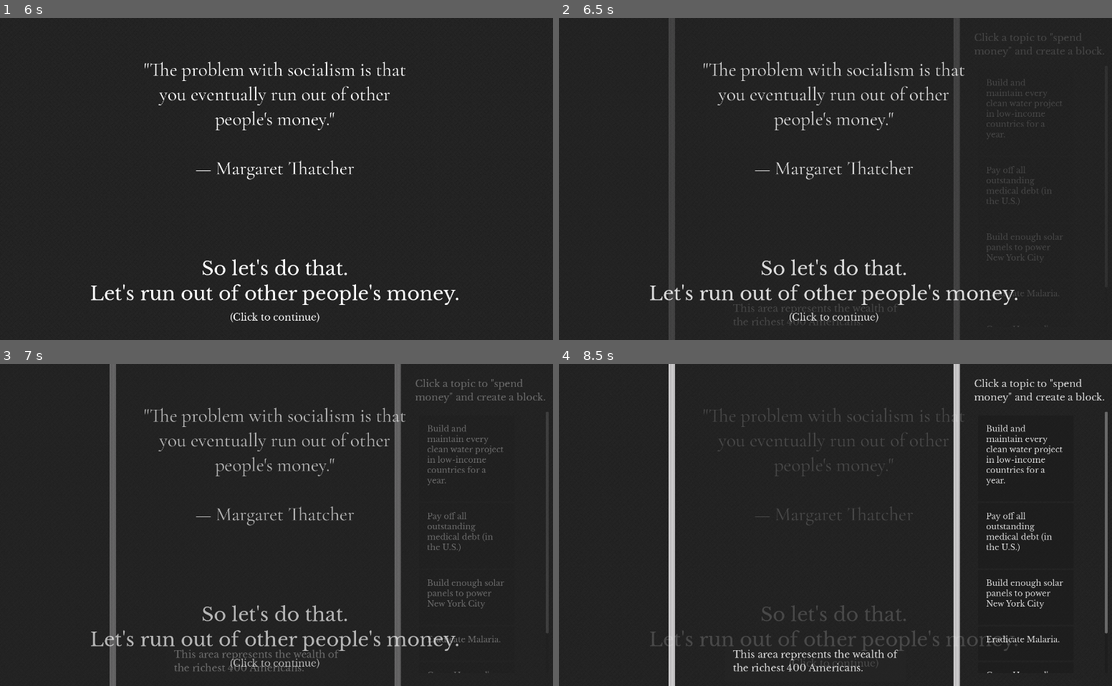
Above: before the commit, frames 1-4 (two rows, left to right).
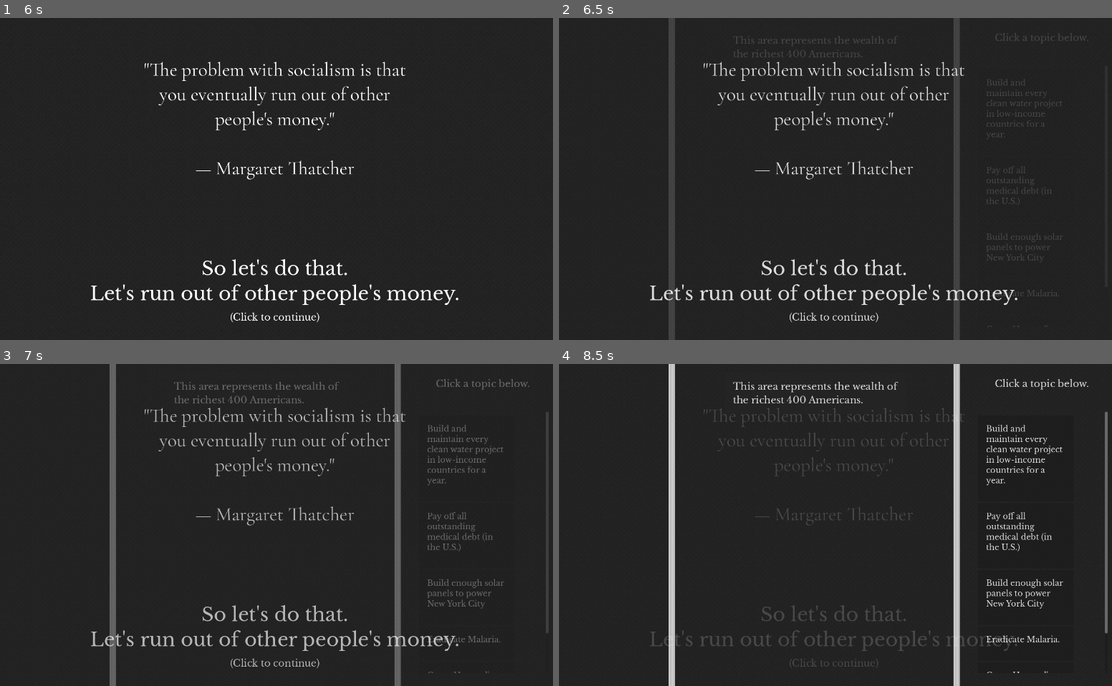
Above: after the commit, the same moments.

Repository: kksgandhi/other-peoples-money
Game: Godot game, scene res://scenes/game.tscn
Two runs of this game, one before a commit and one after it. Both use one fixed random seed, a clock stepped at 60 frames per second and the inputs below.
Inputs (mouse positions are in pixels of both pictures, inside the frame that each line leads up to):
- Up to frame 1 (6 s): tap A at 0.5, 2, 2.75, 3.5, 4.25, 5 s; move the mouse to (403, 162) at 0.52 s; hold Right (right) 0.53-1.25 s; tap S (rotate) at 0.6, 2.1, 2.85, 3.6, 4.35, 5.1, 5.85 s; click (403, 162) at 0.67 s; click (464, 111) at 1.27 s; move the mouse to (160, 195) at 2.02 s; hold Left (left) 2.03-2.78 s; move the mouse to (331, 108) at 2.77 s; hold Right (right) 2.78-4.28 s; move the mouse to (248, 243) at 3.52 s; click (248, 243) at 3.67 s; move the mouse to (447, 227) at 4.27 s; hold Left (left) from 4.28 s (still down); move the mouse to (105, 130) at 5.02 s; move the mouse to (304, 179) at 5.77 s; click (304, 179) at 5.92 s
- Up to frame 2 (6.5 s): keep holding Left (left)
- Up to frame 3 (7 s): move the mouse to (188, 444) at 6.52 s; release Left (left) at 6.53 s; hold Right (right) from 6.53 s (still down); tap S (rotate) at 6.6 s
- Up to frame 4 (8.5 s): keep holding Right (right); move the mouse to (962, 508) at 7.27 s; tap S (rotate) at 7.35, 8.1 s; move the mouse to (719, 541) at 8.02 s; click (719, 541) at 8.17 s

Frame 1 is identical in both runs. In frame 2, 0.6% of the frame differs, in the area x 31-99%, y 4-96%; in frame 3, 1.1%; in frame 4, 1.4%.

Commit message:
do not use thousands of dollars as the base unit

Diff:
--- a/game/scenes/game.gd
+++ b/game/scenes/game.gd
@@ -19,8 +19,7 @@
 var have_scroll_instructions_faded_in := false
 
 @onready var height_of_play_area: float = (Globals.top_400_wealth \
-                 / 1000 # since we're working in thousands of dollars\
-                 / Globals.thousands_of_dollars_per_pixel # divide by per pixel amount\
+                 / Globals.dollars_per_pixel # divide by per pixel amount\
                  / bottom.scale.x) # divide by size of area
 
 func _ready() -> void:
@@ -29,7 +28,7 @@
   top.position.y = bottom.position.y - (height_of_play_area + 16)
 
 func cost_info_to_resource(info: Dictionary) -> TetroInfo:
-  return TetroInfo.new(Vector2(1, 1), Color.WHITE, info.title, "", info.cost * 1_000_000)
+  return TetroInfo.new(Vector2(1, 1), Color.WHITE, info.title, "", info.cost * 1_000_000_000)
 
 func read_cost_information() -> void:
   var file := FileAccess.open("res://assets/data/cost_information.json", FileAccess.READ)
--- a/game/scenes/game.tscn
+++ b/game/scenes/game.tscn
@@ -207,14 +207,15 @@
 
 [sub_resource type="Animation" id="Animation_26jns"]
 resource_name = "fade_in"
-tracks/0/type = "value"
-tracks/0/imported = false
-tracks/0/enabled = true
-tracks/0/path = NodePath(".:modulate")
-tracks/0/interp = 1
-tracks/0/loop_wrap = true
-tracks/0/keys = {
-"times": PackedFloat32Array(0, 1),
+length = 3.0
+tracks/0/type = "value"
+tracks/0/imported = false
+tracks/0/enabled = true
+tracks/0/path = NodePath(".:modulate")
+tracks/0/interp = 1
+tracks/0/loop_wrap = true
+tracks/0/keys = {
+"times": PackedFloat32Array(0, 3),
 "transitions": PackedFloat32Array(1, 1),
 "update": 0,
 "values": [Color(1, 1, 1, 0), Color(1, 1, 1, 1)]
@@ -465,8 +466,8 @@
 offset_right = 1412.0
 offset_bottom = 99.0
 theme = ExtResource("10_ot3g2")
-text = "Click a topic to \"spend
-money\" and create a block."
+text = "Click a topic below."
+horizontal_alignment = 1
 autowrap_mode = 3
 
 [node name="SplashLayer" type="CanvasLayer" parent="."]
@@ -539,9 +540,9 @@
 
 [node name="PanelContainer" type="PanelContainer" parent="Sidebar"]
 offset_left = 446.0
-offset_top = 695.0
+offset_top = 21.0
 offset_right = 901.0
-offset_bottom = 800.0
+offset_bottom = 126.0
 mouse_filter = 2
 theme_override_styles/panel = SubResource("StyleBoxFlat_7luns")
 
@@ -560,6 +561,7 @@
 the richest 400 Americans."
 
 [node name="PanelContainer2" type="PanelContainer" parent="Sidebar"]
+visible = false
 offset_left = 512.0
 offset_top = -101.0
 offset_right = 804.0
@@ -593,24 +595,25 @@
 what's up"
 
 [node name="block_instructions" type="Node2D" parent="Sidebar"]
+position = Vector2(0, 94)
 
 [node name="KeyboardArrowCluster" parent="Sidebar/block_instructions" instance=ExtResource("9_sbnu7")]
-position = Vector2(32, 325)
+position = Vector2(32, 383)
 scale = Vector2(0.5, 0.5)
 
 [node name="Label" type="Label" parent="Sidebar/block_instructions"]
 offset_left = 139.0
-offset_top = 338.0
+offset_top = 396.0
 offset_right = 179.0
-offset_bottom = 369.0
+offset_bottom = 427.0
 theme = ExtResource("10_ot3g2")
 text = "or"
 
 [node name="Label2" type="Label" parent="Sidebar/block_instructions"]
 offset_left = 64.0
-offset_top = 409.0
+offset_top = 463.0
 offset_right = 251.0
-offset_bottom = 440.0
+offset_bottom = 494.0
 theme = ExtResource("10_ot3g2")
 text = "to move blocks"
 
@@ -624,7 +627,7 @@
 horizontal_alignment = 1
 
 [node name="keyboard_wasd_cluster" parent="Sidebar/block_instructions" instance=ExtResource("11_p3715")]
-position = Vector2(179, 327)
+position = Vector2(179, 385)
 scale = Vector2(0.5, 0.5)
 
 [node name="KeyboardROutline" type="Sprite2D" parent="Sidebar/block_instructions"]
@@ -637,6 +640,15 @@
 "": SubResource("AnimationLibrary_qf3gq")
 }
 autoplay = "init_hide"
+
+[node name="RichTextLabel" type="RichTextLabel" parent="Sidebar/block_instructions"]
+offset_left = 12.0
+offset_top = 170.0
+offset_right = 291.0
+offset_bottom = 356.0
+theme = ExtResource("10_ot3g2")
+text = "Whenever you choose a topic, you'll create a block, and spend a bit of money from the richest 400 Americans."
+fit_content = true
 
 [node name="scroll_instructions" type="Node2D" parent="Sidebar"]
 
--- a/game/scenes/globals.gd
+++ b/game/scenes/globals.gd
@@ -1,13 +1,13 @@
 extends Node
 
-var thousands_of_dollars_per_pixel := 10_000.0 / 4.0
+var dollars_per_pixel := 10_000_000.0 / 4.0
 
 var top_400_wealth := 4_000_000_000_000.0
 
 var hide_cost := true
 
 func get_tetromino_scale(cost: float) -> float:
-  return sqrt(float(cost) / thousands_of_dollars_per_pixel / 4.0)
+  return sqrt(float(cost) / dollars_per_pixel / 4.0)
 
 func comma_sep(number: int) -> String:
     var string := str(number)
